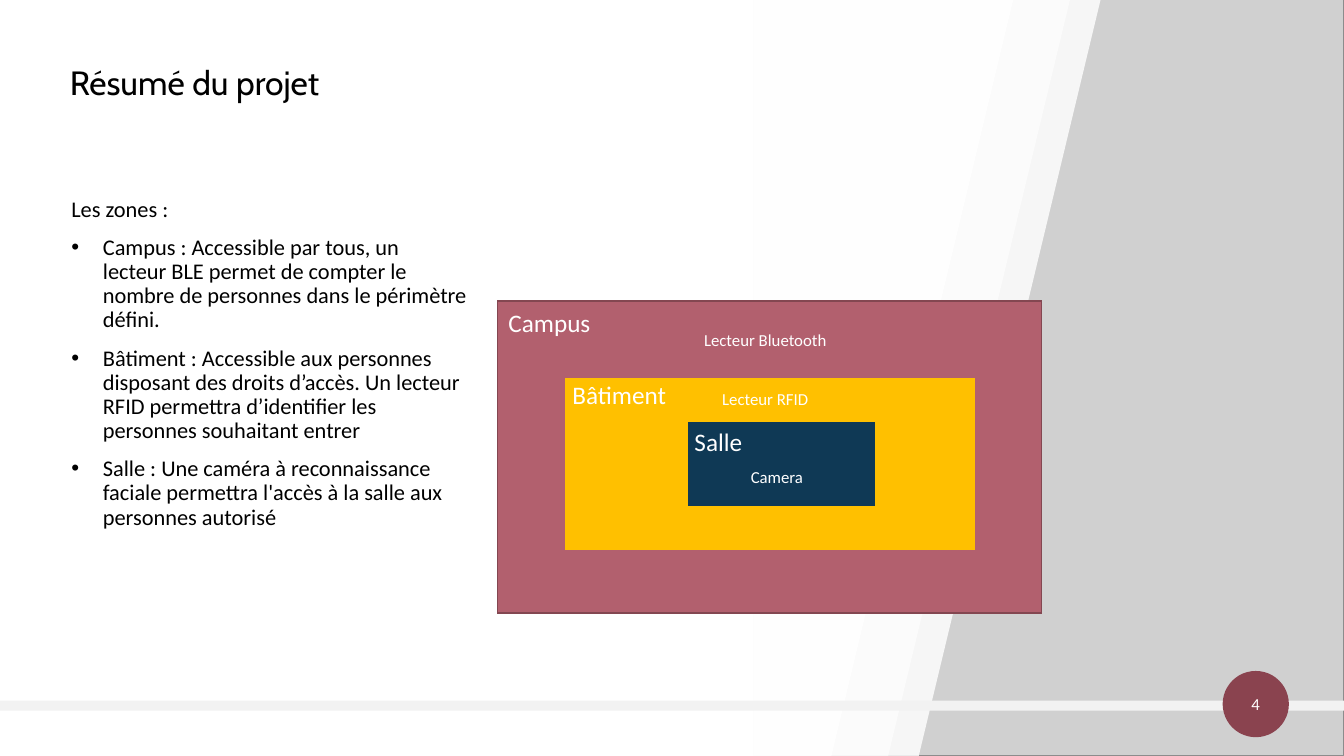
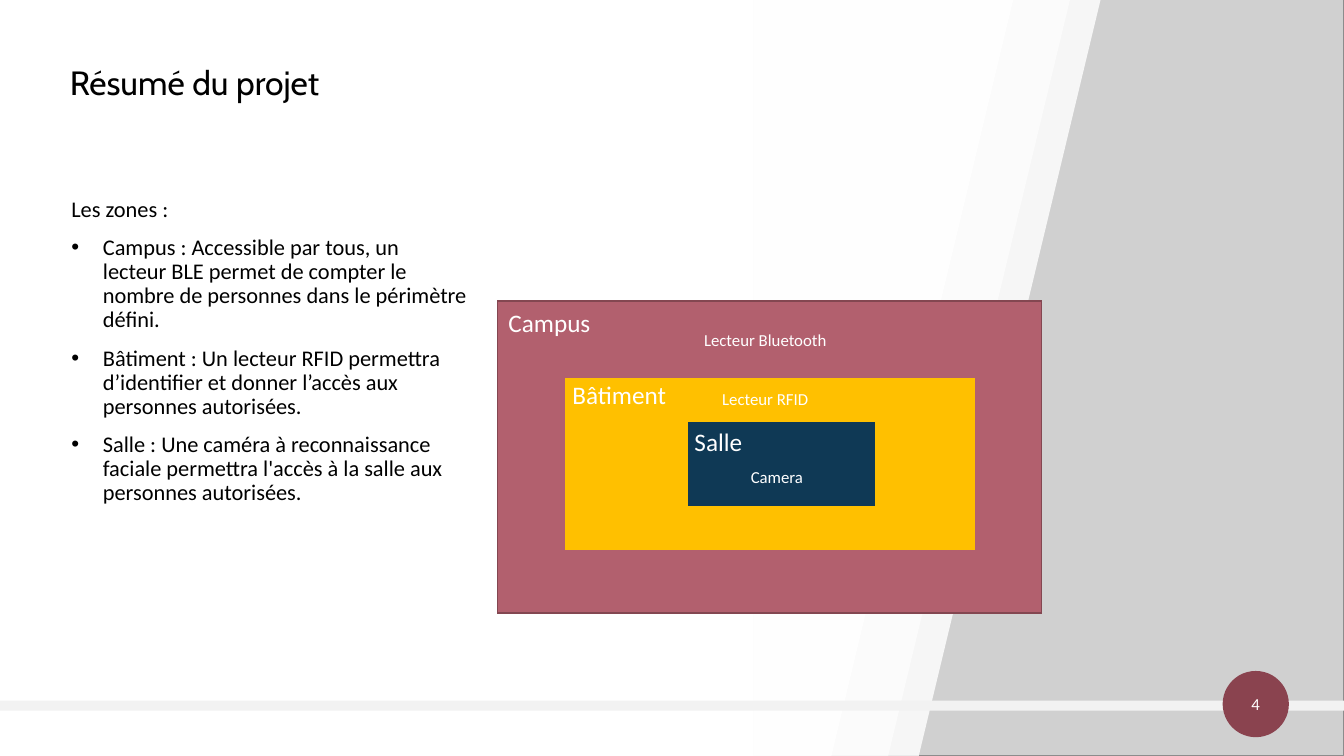
Before and after one commit to AlexandreSaxemard/GestionAccesBatiment, a slide deck: slide 4 of Docs/Gestion des accès au bâtiment.pptx. Drawn at 1344x756 pixels with LibreOffice and Linux fonts; fonts in the diff are those of the drawing; grey boxes stand for pictures. Boxes give left, top, right and bottom in pixels: in the first picture for what was removed or moved away, otherwise in the second. Text is boxed around its words. In the diff, an @@ line names an element or a change of style, - is before the commit and + after.

Commit message:
Présentation

```diff
--- a/Docs/Gestion des accès au bâtiment.pptx
+++ b/Docs/Gestion des accès au bâtiment.pptx
@@ text at (x1=103, y1=350, x2=442, y2=504): text changed @@
-• Bâtiment : Accessible aux personnes disposant des droits d’accès. Un lecteur RFID permettra d’identifier les personnes souhaitant entrer
-• Salle : Une caméra à reconnaissance faciale permettra l'accès à la salle aux personnes autorisé
+• Bâtiment : Un lecteur RFID permettra d’identifier et donner l’accès aux personnes autorisées.
+• Salle : Une caméra à reconnaissance faciale permettra l'accès à la salle aux personnes autorisées.
```
Also in this commit, not shown: 4 other slides changed, 2 slides added, 1 slide removed.
